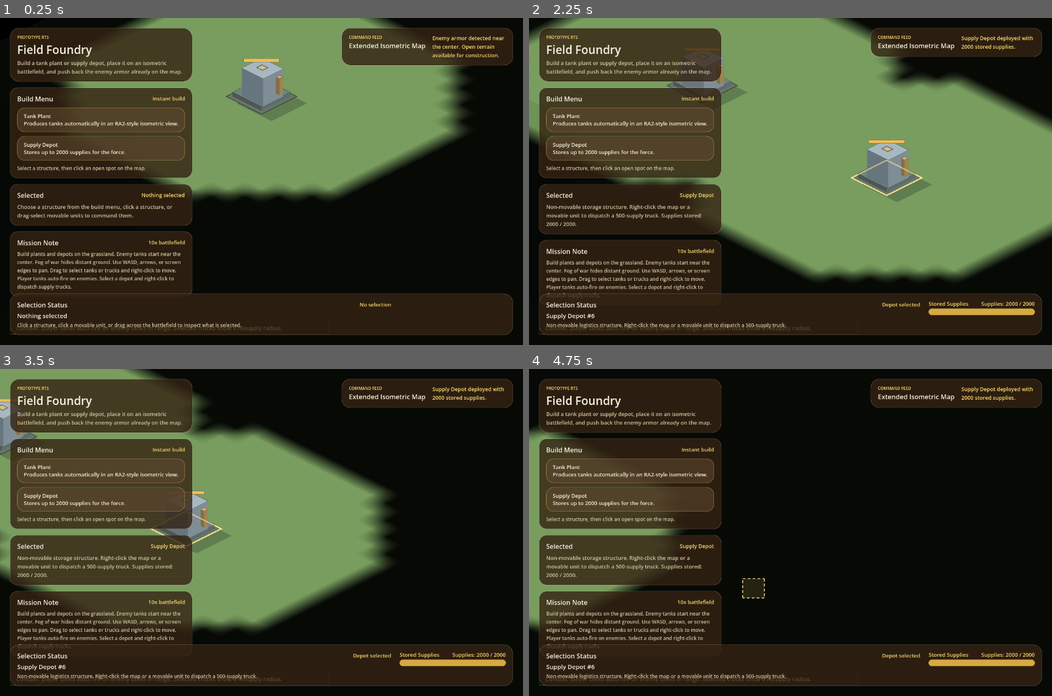
Above: before the commit, frames 1-4 (two rows, left to right).
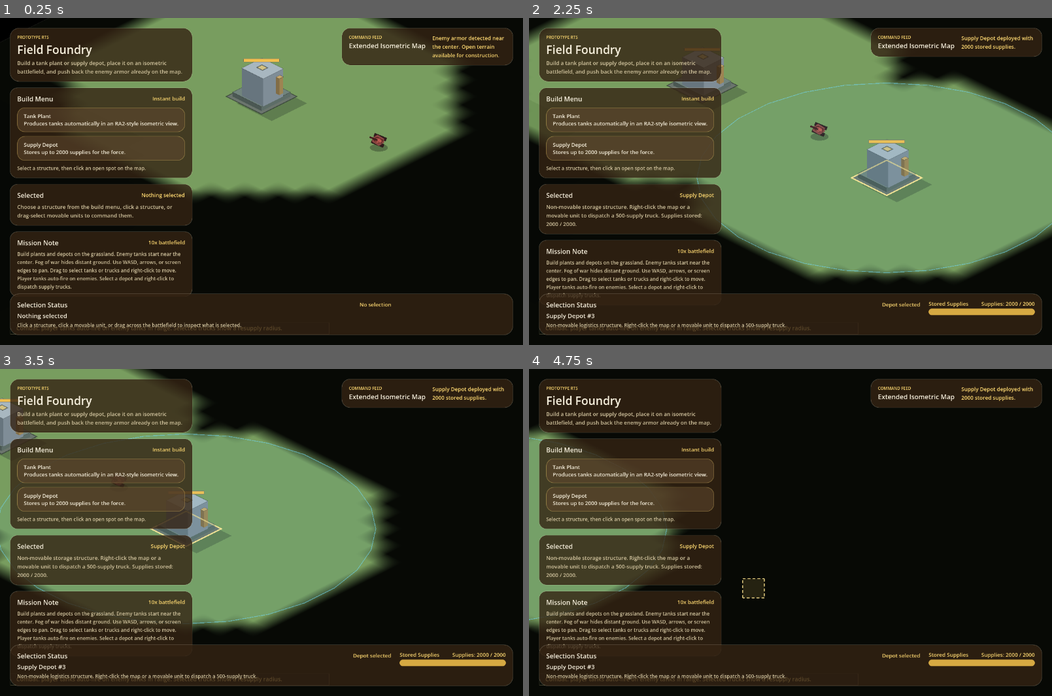
Above: after the commit, the same moments.

Repository: powerseed/RTS-game
Game: Godot game, scene res://scenes/main.tscn
Two runs of this game, one before a commit and one after it. Both use one fixed random seed, a clock stepped at 60 frames per second and the inputs below.
Inputs (mouse positions are in pixels of both pictures, inside the frame that each line leads up to):
- Up to frame 1 (0.25 s): no input
- Up to frame 2 (2.25 s): click "Tank Plant Produces tanks aut…" at 0.5 s; click "Supply Depot Stores up to 200…" at 1.25 s; tap Enter at 2 s; move the mouse to (905, 165) at 2.02 s; hold D (pan_right) from 2.03 s (still down); click (905, 165) at 2.17 s
- Up to frame 3 (3.5 s): release D (pan_right) at 2.75 s; drag from (156, 548) to (235, 597) at 2.77 s
- Up to frame 4 (4.75 s): tap Space at 3.5 s; move the mouse to (842, 460) at 3.52 s; hold D (pan_right) 3.53-4.25 s; drag from (764, 597) to (633, 483) at 4.27 s

The runs differ from the first frame. In frame 1, 0.1% of the frame differs, in the area x 70-75%, y 35-41%; in frame 2, 0.5%, in the area x 11-100%, y 19-92%; in frame 3, 0.3%; in frame 4, less than 0.1%.

Commit message:
Make tanks attack and move speed proportionate to their HP.

Diff:
--- a/scripts/game_data.gd
+++ b/scripts/game_data.gd
@@ -41,10 +41,13 @@
 const TRUCK_SPEED     := 1.26
 const TRUCK_ARRIVE_R  := 0.34
 const TRUCK_RESUPPLY_R := 3.0
+const DEPOT_SUPPLY_R   := 8.0
 const TRUCK_RESUPPLY_S := 60.0
 
 # ── Gameplay tuning ──────────────────────────────────────────────────────────
 const SUP_PER_UNIT     := 0.5
+const SUP_PER_SHOT     := 5.0
+const SUP_IDLE_RATE    := 0.3  # supply consumed per second while idle
 const DRAG_THRESH      := 10.0
 const FORM_SPACE       := 0.92
 const TANK_COL_R       := 0.44
@@ -59,16 +62,14 @@
 const VIS_FALLBACK     := 9.0
 
 const ATK_RANGE        := 4.8
+const ENEMY_SEEK_R     := 12.0
 const ATK_DMG          := 20.0
 const ATK_CD           := 0.95
 const TRACER_TTL       := 0.16
 const DMG_BAR_S        := 1.35
 
 const INIT_ENEMIES := [
-	{"x": 64.5, "y": 48.7, "hx": -1.0, "hy": 0.1},
-	{"x": 66.1, "y": 50.3, "hx": -1.0, "hy": -0.08},
-	{"x": 65.2, "y": 52.1, "hx": -0.96, "hy": -0.18},
-	{"x": 68.2, "y": 49.5, "hx": -0.94, "hy": 0.22},
+	{"x": 17.5, "y": 48.5, "hx": -1.0, "hy": 0.1},
 ]
 
 # ── Mutable game state ───────────────────────────────────────────────────────
--- a/scripts/main.gd
+++ b/scripts/main.gd
@@ -43,6 +43,7 @@
 	if Game.ptr_in:
 		Game.hover_tile = Game.tile_at(Game.ptr_scr.x, Game.ptr_scr.y)
 	# Tank production handled by Timer nodes on TankPlant instances
+	_update_enemy_ai()
 	_update_units(dt)
 	_resolve_collisions()
 	_update_combat(dt)
@@ -221,19 +222,23 @@
 		hud.set_status("Tank Plant is already building.")
 		return
 	var cost := 500.0  # total build cost; tank spawns fully supplied
-	# Find a depot with enough supply
+	# Centre of the Tank Plant in grid coords
+	var px: float = ss.grid_col + ss.grid_w * 0.5
+	var py: float = ss.grid_row + ss.grid_h * 0.5
+	# Find a nearby depot with enough supply
 	var depot: SupplyDepot = null
+	var any_nearby := false
 	for s: Structure in Game.get_structures():
-		if s is SupplyDepot and s.faction == Game.PLAYER and s.stored >= cost:
+		if not (s is SupplyDepot) or s.faction != Game.PLAYER: continue
+		var dx := (s.grid_col + s.grid_w * 0.5) - px
+		var dy := (s.grid_row + s.grid_h * 0.5) - py
+		if sqrt(dx * dx + dy * dy) > Game.DEPOT_SUPPLY_R: continue
+		any_nearby = true
+		if s.stored >= cost:
 			depot = s
 			break
 	if depot == null:
-		# Check if any depot exists at all
-		var any_depot := false
-		for s: Structure in Game.get_structures():
-			if s is SupplyDepot and s.faction == Game.PLAYER:
-				any_depot = true; break
-		if not any_depot:
+		if not any_nearby:
 			hud.show_prod_error("No " + DEPOT_NAME + " nearby.")
 		else:
 			hud.show_prod_error("Insufficient " + RESOURCE_NAME + ".")
@@ -357,6 +362,8 @@
 # ═══════════════════════════════════════════════════════════════════════════════
 func _update_units(dt: float) -> void:
 	for u: Unit in Game.get_units():
+		if u.consumes_supplies:
+			u.supplies = maxf(0.0, u.supplies - Game.SUP_IDLE_RATE * dt)
 		if u.consumes_supplies and u.supplies <= 0:
 			u.supplies = 0.0; continue
 		# truck follow target
@@ -387,7 +394,8 @@
 		else:
 			u.heading = Vector2(dx / dist, dy / dist)
 			var max_by_sup: float = dist if not u.consumes_supplies else u.supplies / Game.SUP_PER_UNIT
-			var travel := minf(dist, minf(u.speed * dt, max_by_sup))
+			var hp_ratio: float = u.hp / u.max_hp if u.max_hp > 0 else 1.0
+			var travel := minf(dist, minf(u.speed * hp_ratio * dt, max_by_sup))
 			if travel <= 0:
 				if u.consumes_supplies: u.supplies = 0.0
 				continue
@@ -493,7 +501,11 @@
 		if d <= 0.001: continue
 		u.heading = Vector2(dx / d, dy / d)
 		if not u.attack_timer.is_stopped(): continue
-		u.attack_timer.start()
+		if u.consumes_supplies and u.supplies < Game.SUP_PER_SHOT: continue
+		var atk_hp_ratio: float = u.hp / u.max_hp if u.max_hp > 0 else 1.0
+		u.attack_timer.start(Game.ATK_CD / maxf(atk_hp_ratio, 0.1))
+		if u.consumes_supplies:
+			u.supplies = maxf(0.0, u.supplies - Game.SUP_PER_SHOT)
 		tgt.hp = maxf(0.0, tgt.hp - u.attack_damage)
 		tgt.status_display_until = Game.elapsed + Game.DMG_BAR_S
 		overlay.add_burst({
@@ -560,6 +572,23 @@
 				Game.fog_set(c, r)
 
 # ═══════════════════════════════════════════════════════════════════════════════
+#  ENEMY AI
+# ═══════════════════════════════════════════════════════════════════════════════
+func _update_enemy_ai() -> void:
+	for u: Unit in Game.get_units():
+		if u.faction != Game.ENEMY or not (u is Tank) or u.hp <= 0: continue
+		var tgt := _nearest_hostile(u, u.attack_range)
+		if tgt != null:
+			u.destination = Vector2(tgt.gx, tgt.gy)
+		else:
+			# Seek nearest player unit within a larger detection range
+			var seek := _nearest_hostile(u, Game.ENEMY_SEEK_R)
+			if seek != null:
+				u.destination = Vector2(seek.gx, seek.gy)
+			else:
+				u.destination = null
+
+# ═══════════════════════════════════════════════════════════════════════════════
 #  SPAWN
 # ═══════════════════════════════════════════════════════════════════════════════
 func _spawn_enemies() -> void:
@@ -575,10 +604,7 @@
 		tank.gy = sp.y
 		tank.consumes_supplies = false
 		tank.accepts_resupply = false
-		tank.vision_radius = 0.0
-		tank.speed = 0.0
 		tank.heading = Vector2(e.hx, e.hy)
-		tank.can_attack = false
 		entities.add_child(tank)
 
 func _spawn_starting_depot() -> void:
--- a/scripts/overlay.gd
+++ b/scripts/overlay.gd
@@ -36,6 +36,7 @@
 func _draw() -> void:
 	_draw_bursts()
 	_draw_fog()
+	_draw_depot_radius()
 	_draw_truck_radius()
 	_draw_ghost()
 
@@ -77,6 +78,19 @@
 	_fog_tex.update(img)
 	draw_polygon(_fog_pts, _fog_white, _fog_uvs, _fog_tex)
 
+# ── supply depot aura ──────────────────────────────────────────────────────────
+func _draw_depot_radius() -> void:
+	var ss = Game.selected_structure
+	if ss == null or not is_instance_valid(ss) or not (ss is SupplyDepot): return
+	if ss.faction != Game.PLAYER: return
+	var cx: float = ss.grid_col + ss.grid_w * 0.5
+	var cy: float = ss.grid_row + ss.grid_h * 0.5
+	var c := Game.grid_to_world(cx, cy, 0)
+	var rx := Game.DEPOT_SUPPLY_R * Game.BASE_TILE_W * 0.70710678
+	var ry := Game.DEPOT_SUPPLY_R * Game.BASE_TILE_H * 0.70710678
+	_ellipse_fill(c, rx, ry, Color(0.310, 0.776, 0.902, 0.07))
+	_ellipse_stroke(c, rx, ry, Color(0.443, 0.847, 0.957, 0.6), 1.5)
+
 # ── truck resupply radius ────────────────────────────────────────────────────
 func _draw_truck_radius() -> void:
 	for u in Game.selected_units:
